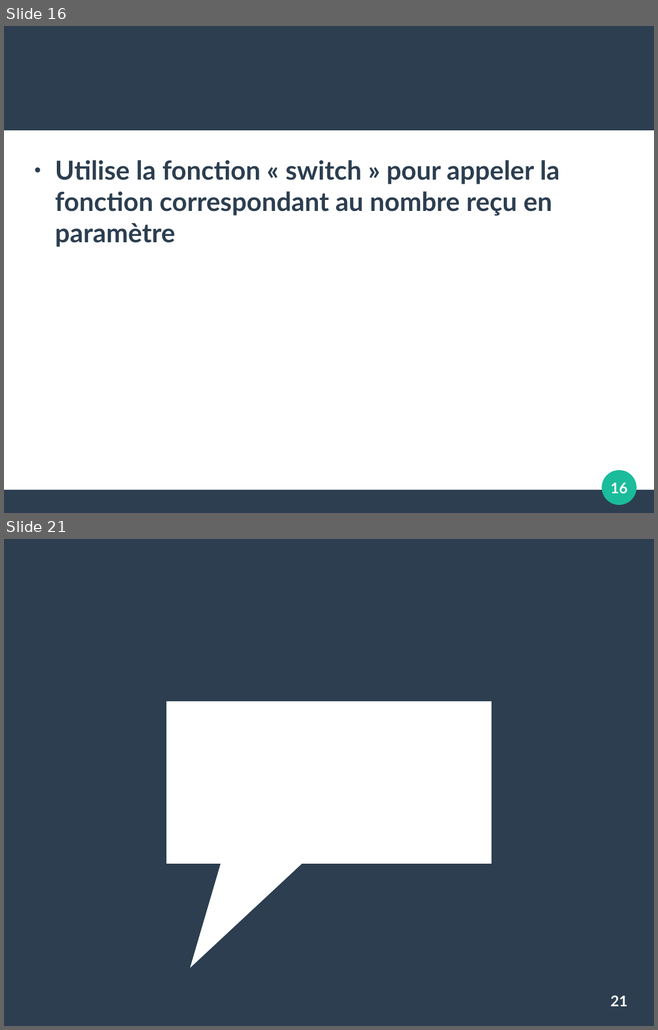
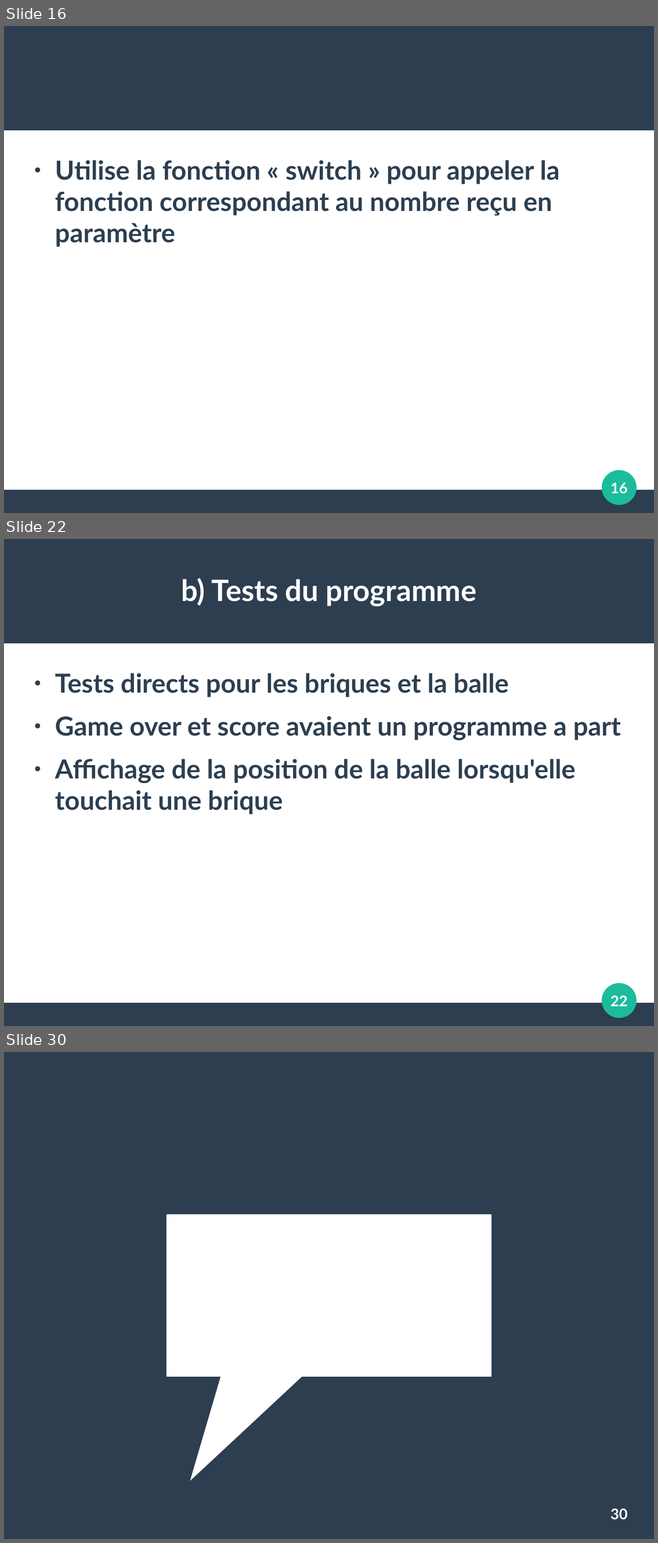
Before and after one commit to chuchodal/bbgeo_remake, a slide deck: projet_disn.odp. Shown one above the other, each under a label of ours: slides 16 and 21 before the commit, slides 16, 22 and 30 after it; the slides between them are not shown. The pictures are 658x1030 and 658x1543 pixels, drawn with LibreOffice and Linux fonts; fonts in the diff are those of the drawing. Boxes give left, top, right and bottom in pixels: in the first picture for what was removed or moved away, otherwise in the second. Text is boxed around its words. In the diff, an @@ line names an element or a change of style, - is before the commit and + after.

```diff
--- a/projet_disn.odp
+++ b/projet_disn.odp
@@ slide 22 added at (4, 539, 654, 1026), background #FFFFFF; not listed: 3 template elements that a slide beside it also shows @@
@@ title added at (181, 578, 476, 606), 36 pt, text #FFFFFF, bold @@
+b) Tests du programme
@@ text added at (55, 673, 621, 815), 32 pt, text #2C3E50, bold @@
+● Tests directs pour les briques et la balle
+● Game over et score avaient un programme a part
+● Affichage de la position de la balle lorsqu'elle touchait une brique
@@ page number added at (610, 995, 627, 1006), 18 pt, text #FFFFFF, bold @@
+22
@@ what was slide 21 is now slide 30 @@
@@ page number at (610, 1508, 627, 1519): text changed @@
-21
+30
```
Also in this commit, not shown: 3 slides changed, 10 other slides added, 2 slides removed.
